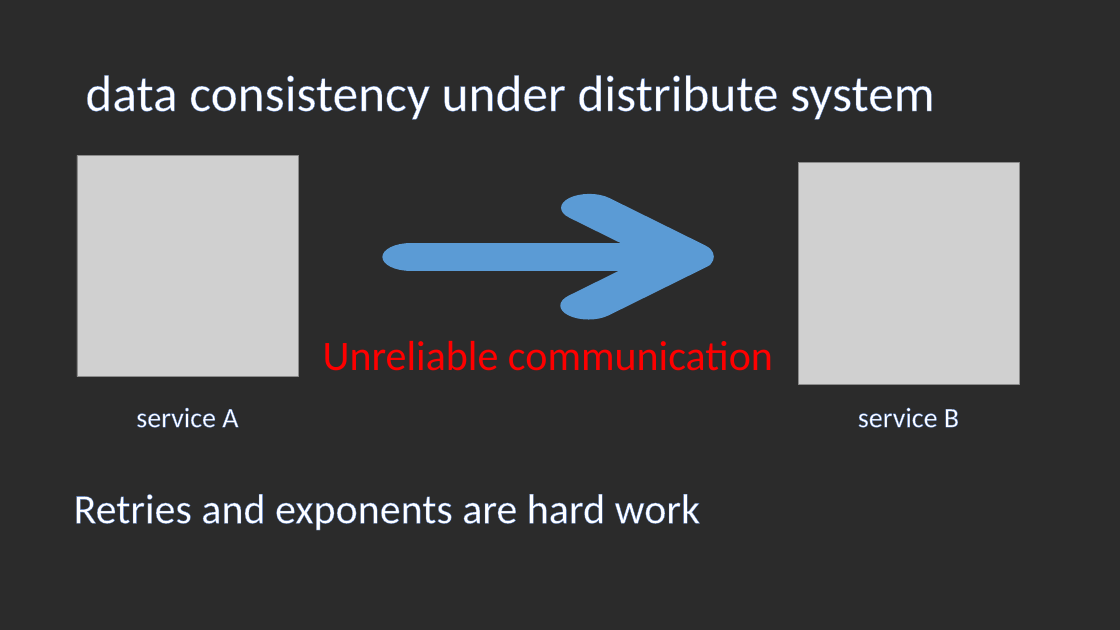
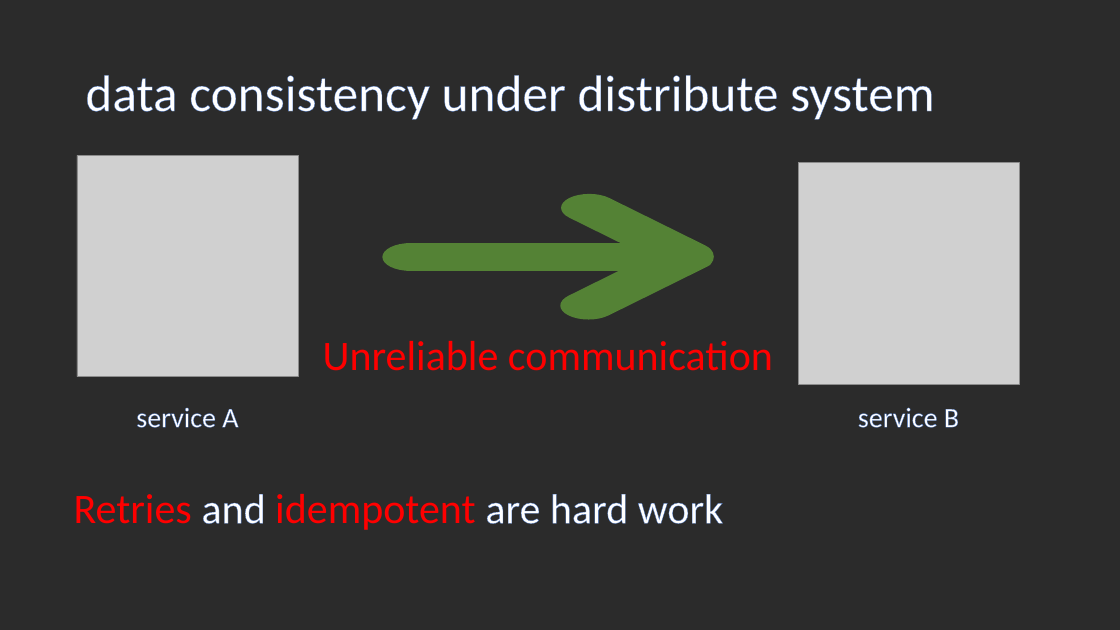
Before and after one commit to llxxbb/Nature, a slide deck: slide 4 of doc/nature.pptx. Drawn at 1120x630 pixels with LibreOffice and Linux fonts; fonts in the diff are those of the drawing; grey boxes stand for pictures; background and template pictures are left out; a plain dark background stands for a picture behind light text. Boxes give left, top, right and bottom in pixels: in the first picture for what was removed or moved away, otherwise in the second. Text is boxed around its words. In the diff, an @@ line names an element or a change of style, - is before the commit and + after.

```diff
--- a/doc/nature.pptx
+++ b/doc/nature.pptx
@@ freeform shape at [382, 194, 714, 320]: fill #5B9BD5 to #548235 @@
@@ text at [74, 494, 723, 530]: text changed; text colour #FFFFFF to #FF0000 @@
-Retries and exponents are hard work
+Retries and idempotent are hard work
```
Also in this commit, not shown: 6 other slides changed, 9 slides added, 14 slides removed, 19 other files.
